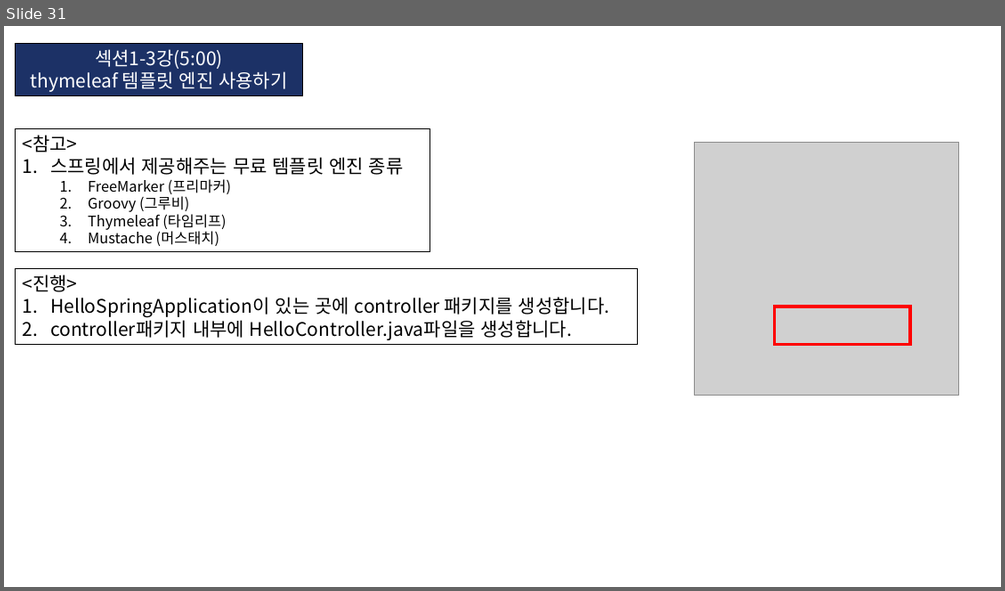
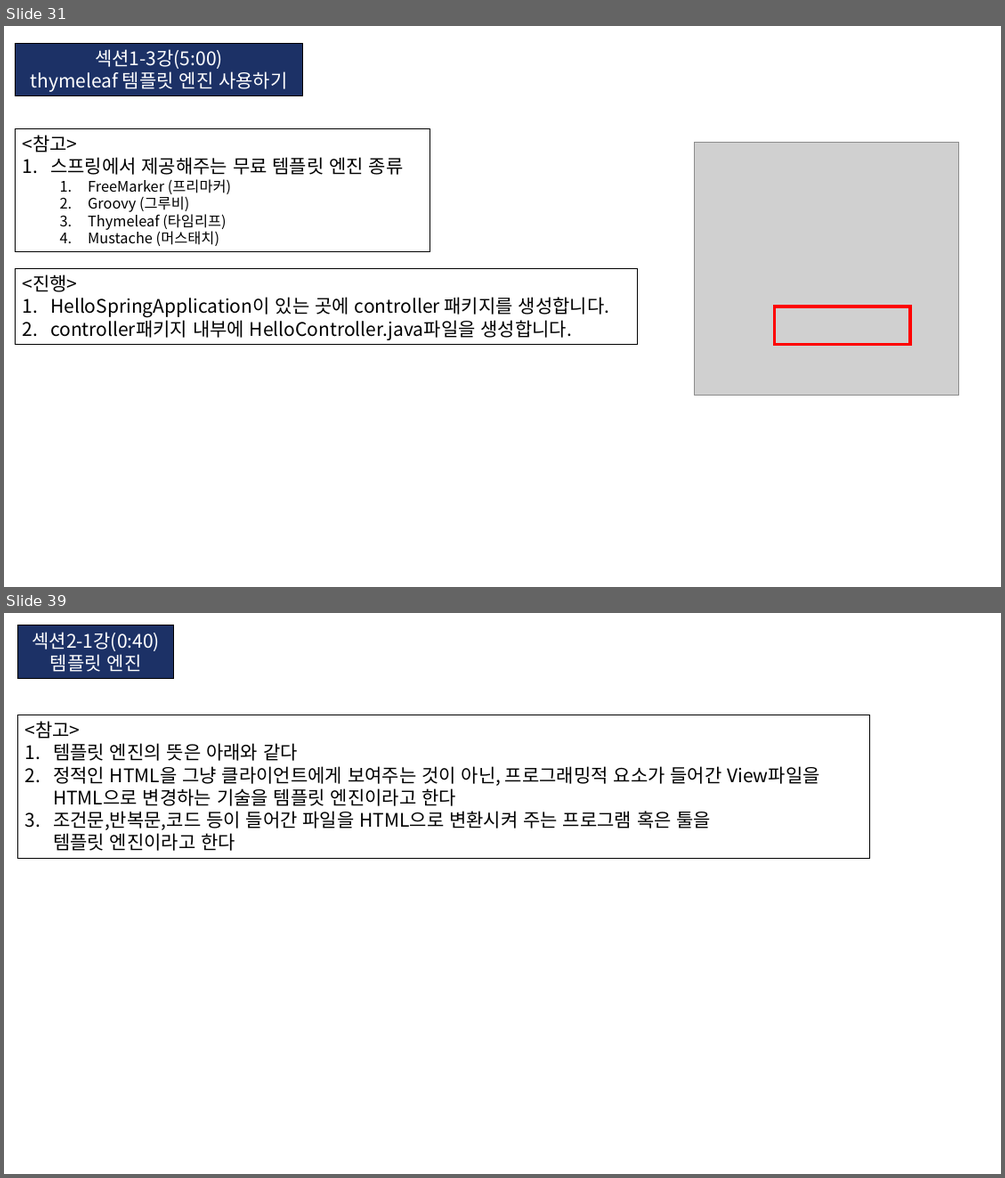
Before and after one commit to KIM-BEOMSOO/study, a slide deck: 00.공부 정리(최종)/12.Spring-Boot/03.인프런_김영한_스프링 입문/01.인프런_깅영한_Spring-Boot.pptx. Shown one above the other, each under a label of ours: slide 31 before the commit, slides 31 and 39 after it; the slides between them are not shown. The pictures are 1005x591 and 1005x1178 pixels, drawn with LibreOffice and Linux fonts; fonts in the diff are those of the drawing; grey boxes stand for pictures. Boxes give left, top, right and bottom in pixels: in the first picture for what was removed or moved away, otherwise in the second. Text is boxed around its words. In the diff, an @@ line names an element or a change of style, - is before the commit and + after.

```diff
--- a/00.공부 정리(최종)/12.Spring-Boot/03.인프런_김영한_스프링 입문/01.인프런_깅영한_Spring-Boot.pptx
+++ b/00.공부 정리(최종)/12.Spring-Boot/03.인프런_김영한_스프링 입문/01.인프런_깅영한_Spring-Boot.pptx
@@ slide 39 added at (x1=4, y1=613, x2=1001, y2=1174), background #FFFFFF @@
@@ rectangle added at (x1=17, y1=625, x2=174, y2=679), fill #1C3166, outline #000000 0.75 pt, 18 pt, text #FFFFFF @@
+섹션2-1강(0:40)
+템플릿 엔진
@@ rectangle added at (x1=17, y1=714, x2=870, y2=859), outline #000000 0.75 pt, 18 pt, text #000000 @@
+<참고>
+1. 템플릿 엔진의 뜻은 아래와 같다
+2. 정적인 HTML을 그냥 클라이언트에게 보여주는 것이 아닌, 프로그래밍적 요소가 들어간 View파일을
+   HTML으로 변경하는 기술을 템플릿 엔진이라고 한다
+3. 조건문,반복문,코드 등이 들어간 파일을 HTML으로 변환시켜 주는 프로그램 혹은 툴을
+   템플릿 엔진이라고 한다
```
Also in this commit, not shown: 2 slides changed, 22 other slides added.
